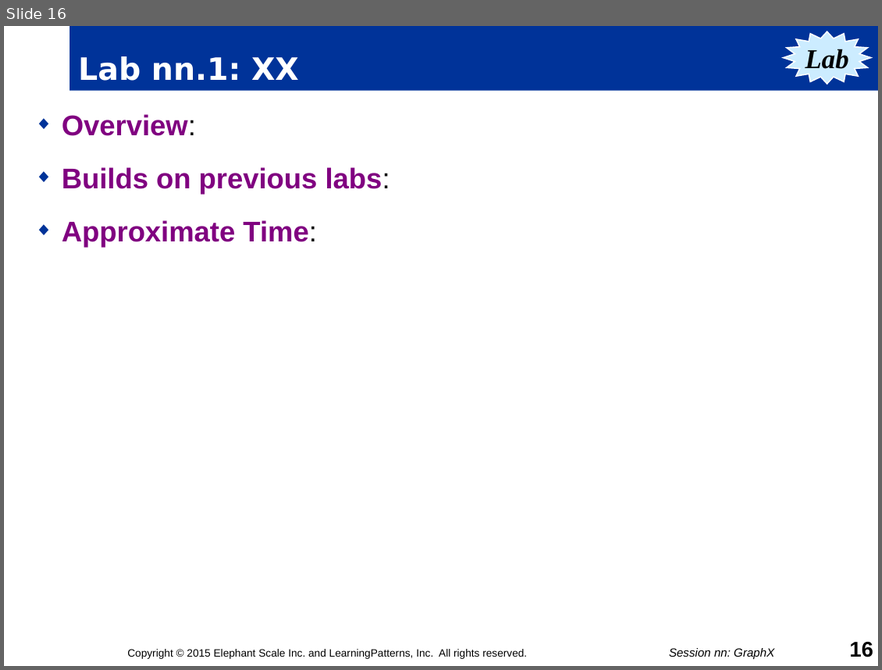
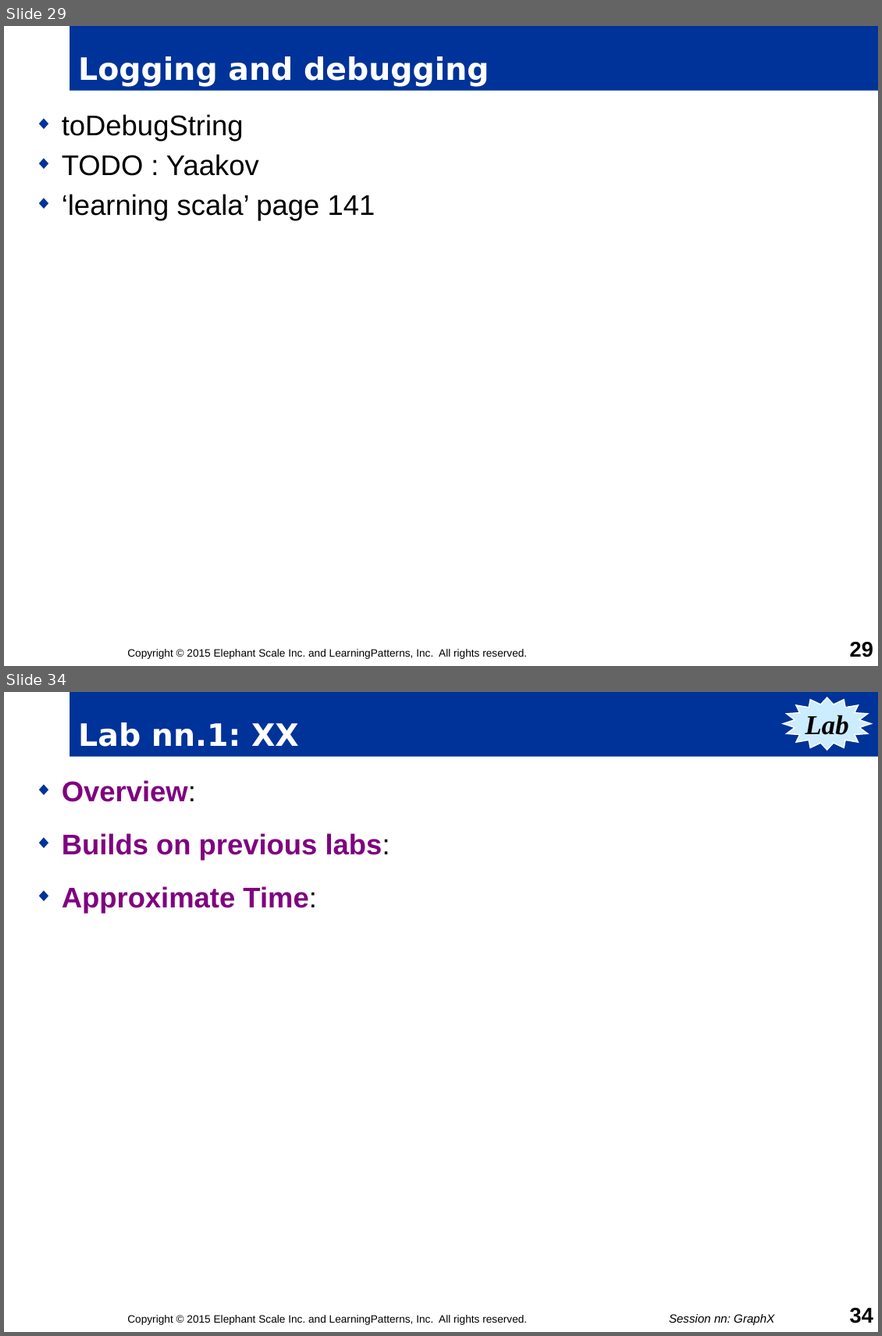
Before and after one commit to mattvinks/spark-labs, a slide deck: slides/05-Spark_API.pptm. Shown one above the other, each under a label of ours: slide 16 before the commit, slides 29 and 34 after it; the slides between them are not shown. The pictures are 882x670 and 882x1336 pixels, drawn with LibreOffice and Linux fonts; fonts in the diff are those of the drawing; background and template pictures are left out. Boxes give left, top, right and bottom in pixels: in the first picture for what was removed or moved away, otherwise in the second. Text is boxed around its words. In the diff, an @@ line names an element or a change of style, - is before the commit and + after.

```diff
--- a/slides/05-Spark_API.pptm
+++ b/slides/05-Spark_API.pptm
@@ slide 29 added at (x1=4, y1=26, x2=878, y2=666), background #FFFFFF @@
@@ title added at (x1=70, y1=26, x2=878, y2=91), fill #003399, 26 pt, text #FFFFFF, bold @@
+Logging and debugging
@@ text added at (x1=62, y1=114, x2=375, y2=220), 24 pt, text #000000 @@
+◆ toDebugString
+◆ TODO : Yaakov
+◆ ‘learning scala’ page 141
@@ text added at (x1=127, y1=648, x2=527, y2=659), 9 pt, text #000000 @@
+Copyright © 2015 Elephant Scale Inc. and LearningPatterns, Inc. All rights reserved.
@@ page number added at (x1=850, y1=641, x2=873, y2=657), 18 pt, text #000000, bold @@
+29
@@ what was slide 16 is now slide 34 @@
@@ page number at (x1=850, y1=1307, x2=873, y2=1323): text changed @@
-16
+34
```
Also in this commit, not shown: 5 slides changed, 17 other slides added, 1 other file.
